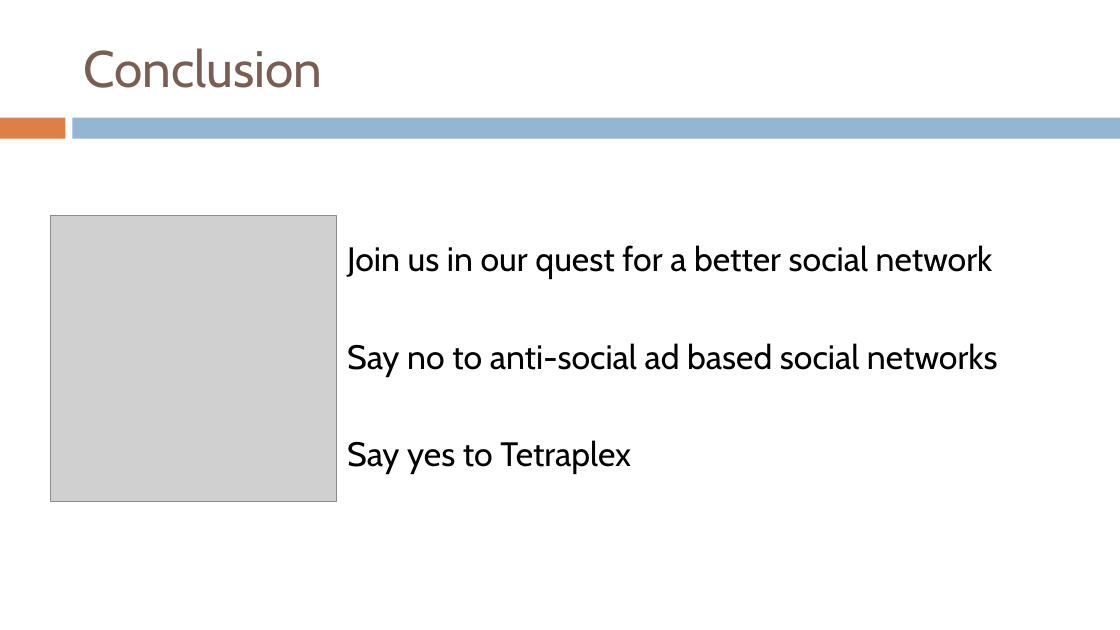
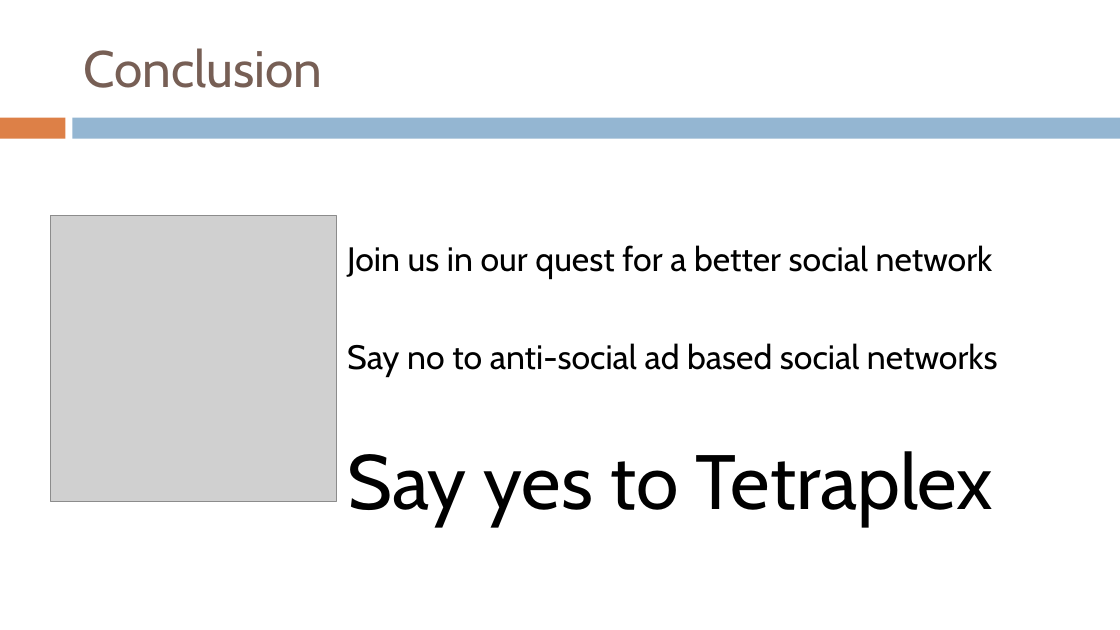
Before and after one commit to TetraPlex-org/central, a slide deck: slide 11 of TetraPlex deck 0.51.pptx. Drawn at 1120x630 pixels with LibreOffice and Linux fonts; fonts in the diff are those of the drawing; grey boxes stand for pictures. Boxes give left, top, right and bottom in pixels: in the first picture for what was removed or moved away, otherwise in the second. Text is boxed around its words. In the diff, an @@ line names an element or a change of style, - is before the commit and + after.

Commit message:
Add files via upload
larger font

```diff
--- a/TetraPlex deck 0.51.pptx
+++ b/TetraPlex deck 0.51.pptx
@@ text at (x1=347, y1=451, x2=994, y2=527): size 29 to 66 pt in "Say yes to Tetraplex" @@
```
Also in this commit, not shown: 10 other slides changed.
